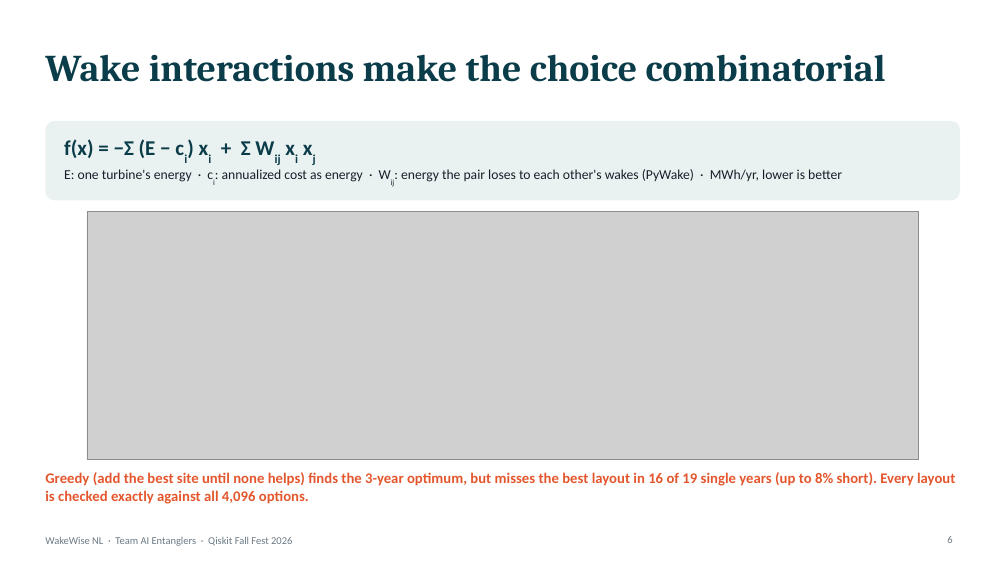
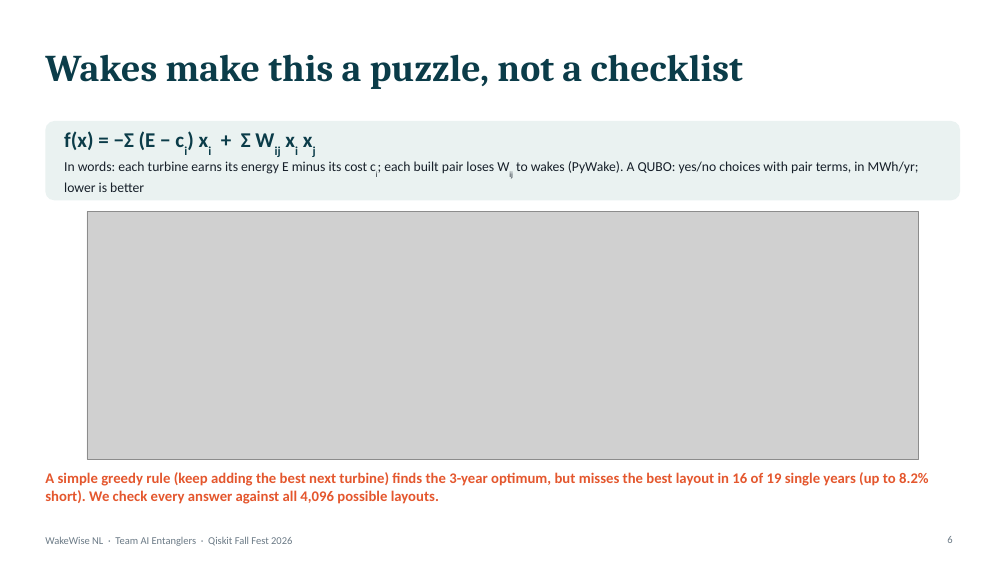
Before and after one commit to mrw-soumik/Qiskit-AI-Entanglers-, a slide deck: slide 6 of slides/WakeWise_NL_AI_Entanglers.pptx. Drawn at 1008x567 pixels with LibreOffice and Linux fonts; fonts in the diff are those of the drawing; grey boxes stand for pictures. Boxes give left, top, right and bottom in pixels: in the first picture for what was removed or moved away, otherwise in the second. Text is boxed around its words. In the diff, an @@ line names an element or a change of style, - is before the commit and + after.

```diff
--- a/slides/WakeWise_NL_AI_Entanglers.pptx
+++ b/slides/WakeWise_NL_AI_Entanglers.pptx
@@ title at bbox=[45, 54, 743, 89]: text changed @@
-Wake interactions make the choice combinatorial
+Wakes make this a puzzle, not a checklist
@@ text at bbox=[64, 161, 919, 192]: text changed @@
-E: one turbine's energy · ci: annualized cost as energy · Wij: energy the pair loses to each other's wakes (PyWake) · MWh/yr, lower is better
+In words: each turbine earns its energy E minus its cost ci; each built pair loses Wij to wakes (PyWake). A QUBO: yes/no choices with pair terms, in MWh/yr; lower is better
@@ text at bbox=[45, 472, 929, 504]: text changed @@
-Greedy (add the best site until none helps) finds the 3-year optimum, but misses the best layout in 16 of 19 single years (up to 8% short). Every layout is checked exactly against all 4,096 options.
+A simple greedy rule (keep adding the best next turbine) finds the 3-year optimum, but misses the best layout in 16 of 19 single years (up to 8.2% short). We check every answer against all 4,096 possible layouts.
```
Also in this commit, not shown: 15 other slides changed, 2 other files.
